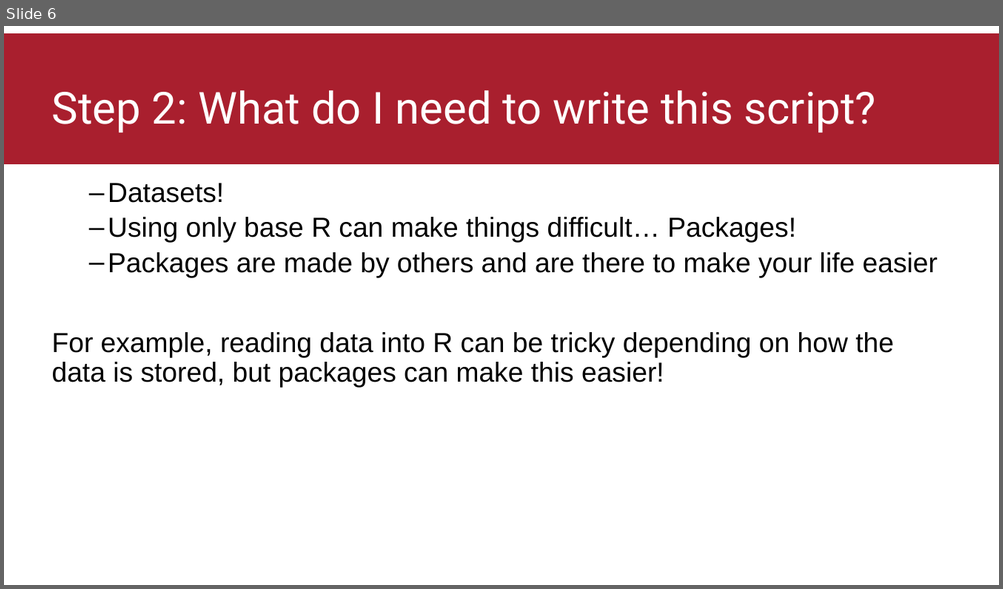
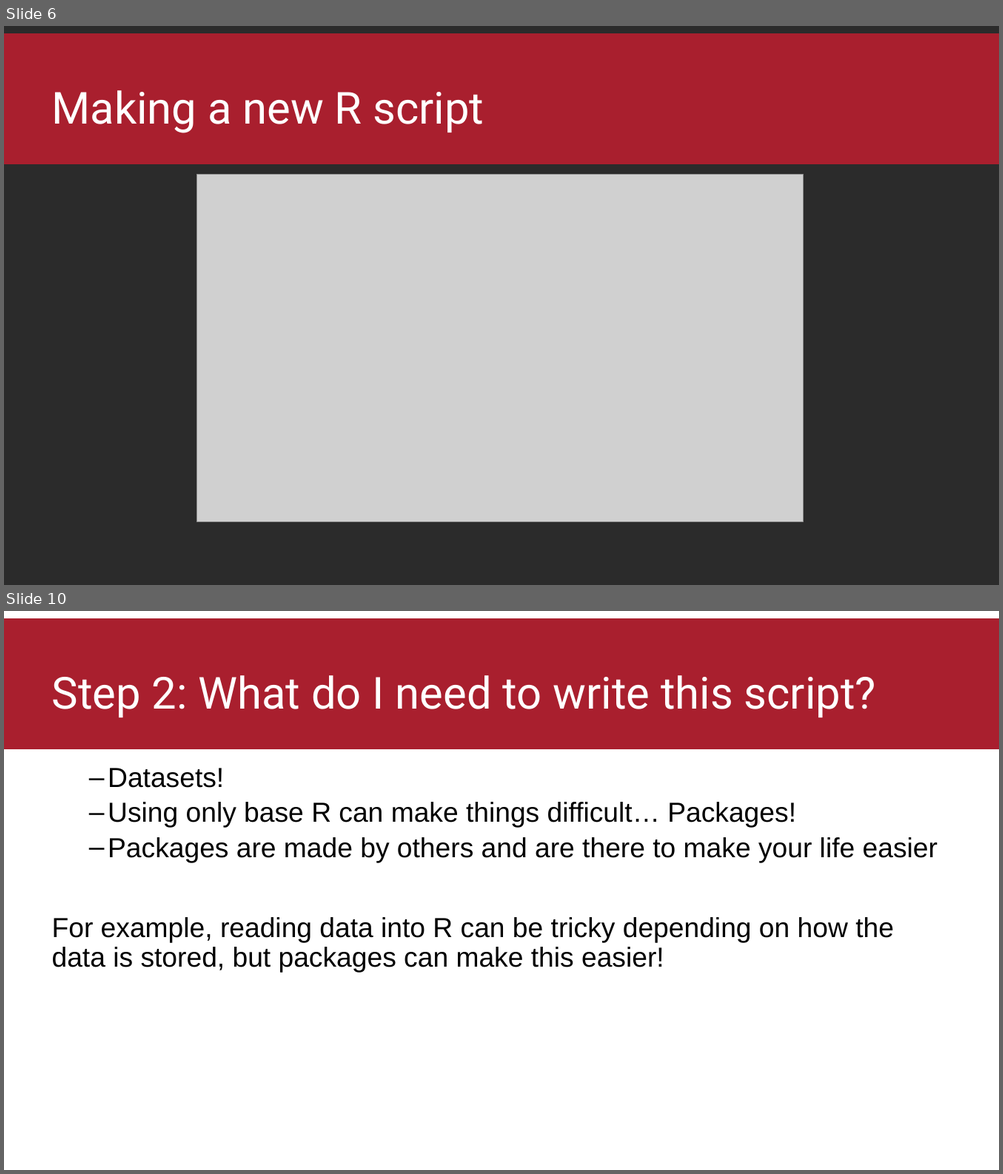
Before and after one commit to thomasbattram/how_to_write_a_script, a slide deck: slides/how_to_write_a_script.pptx. Shown one above the other, each under a label of ours: slide 6 before the commit, slides 6 and 10 after it; the slides between them are not shown. The pictures are 1003x589 and 1003x1174 pixels, drawn with LibreOffice and Linux fonts; fonts in the diff are those of the drawing; grey boxes stand for pictures; background and template pictures are left out; a plain dark background stands for a picture behind light text. Boxes give left, top, right and bottom in pixels: in the first picture for what was removed or moved away, otherwise in the second. Text is boxed around its words. In the diff, an @@ line names an element or a change of style, - is before the commit and + after.

Commit message:
updated powerpoint with rstudio screenshots and manually tidied some things to make it look a bit better

```diff
--- a/slides/how_to_write_a_script.pptx
+++ b/slides/how_to_write_a_script.pptx
@@ slide 6 added at <box>4,26,999,585</box>, background picture (left out); not listed: 1 template element that a slide beside it also shows @@
@@ title added at <box>52,90,484,133</box>, 42.7 pt, text #FFFFFF @@
+Making a new R script
@@ picture added at <box>196,175,802,523</box> @@
@@ what was slide 6 is now slide 10 @@
```
Also in this commit, not shown: 11 slides changed, 5 other slides added, 12 other files.
